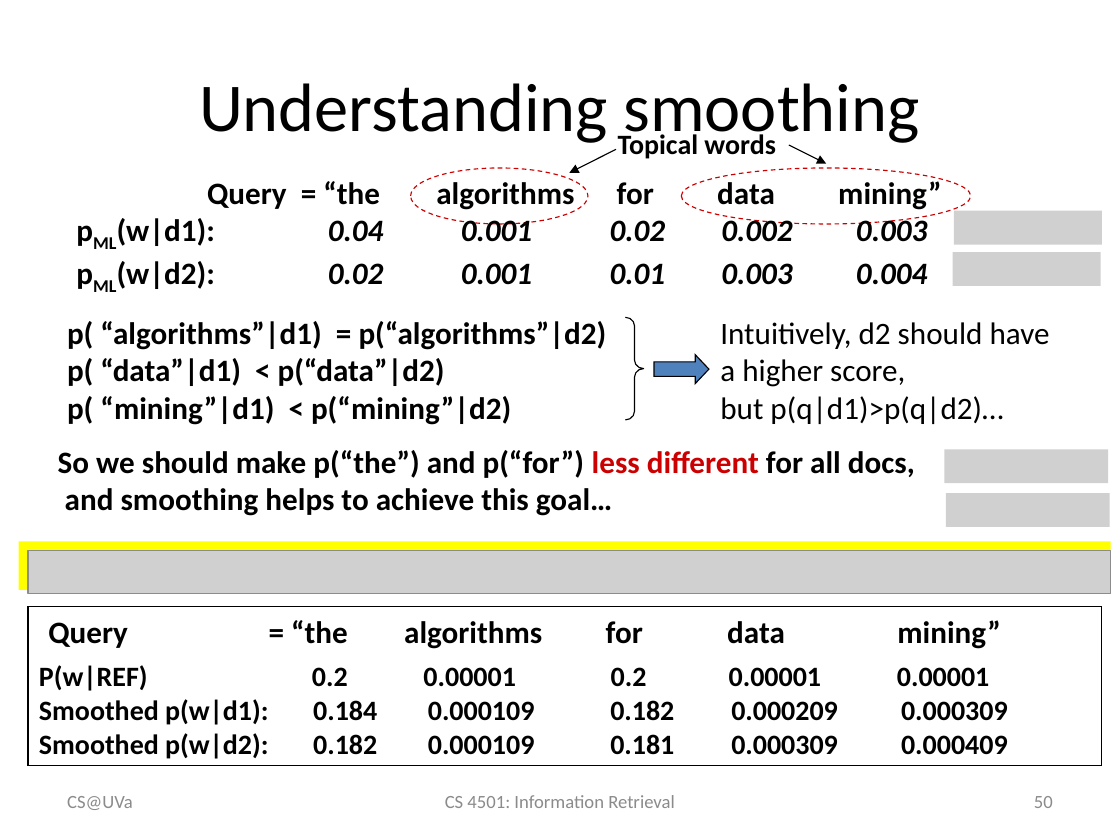
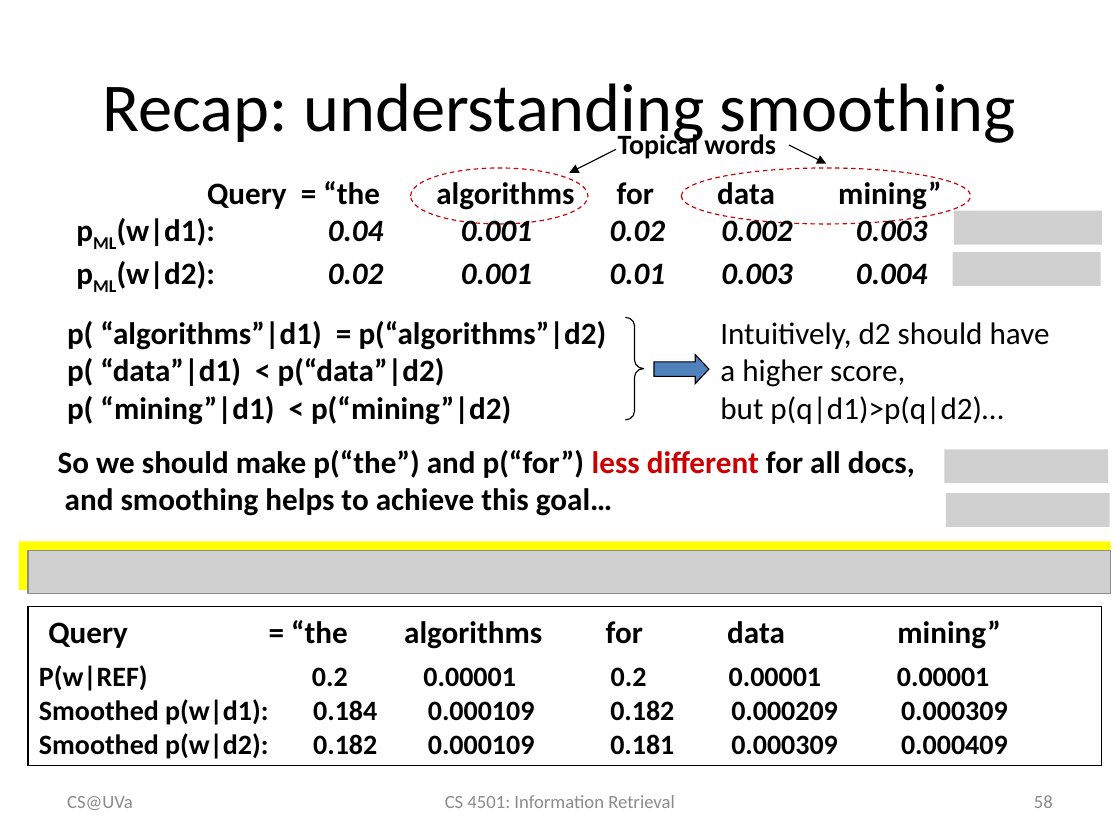
Before and after one commit to wang296/IR2015, a slide deck: slide 58 of docs/Language Models.pptx (slide 50 before the commit). Drawn at 1120x840 pixels with LibreOffice and Linux fonts; fonts in the diff are those of the drawing; grey boxes stand for pictures. Boxes give left, top, right and bottom in pixels: in the first picture for what was removed or moved away, otherwise in the second. Text is boxed around its words. In the diff, an @@ line names an element or a change of style, - is before the commit and + after.

```diff
--- a/docs/Language Models.pptx
+++ b/docs/Language Models.pptx
@@ title at <box>103,83,1016,147</box>: text changed @@
-Understanding smoothing
+Recap: understanding smoothing
@@ page number at <box>1034,795,1053,808</box>: text changed @@
-50
+58
```
Also in this commit, not shown: 1 other slide changed, 9 slides added, 3 other files.
